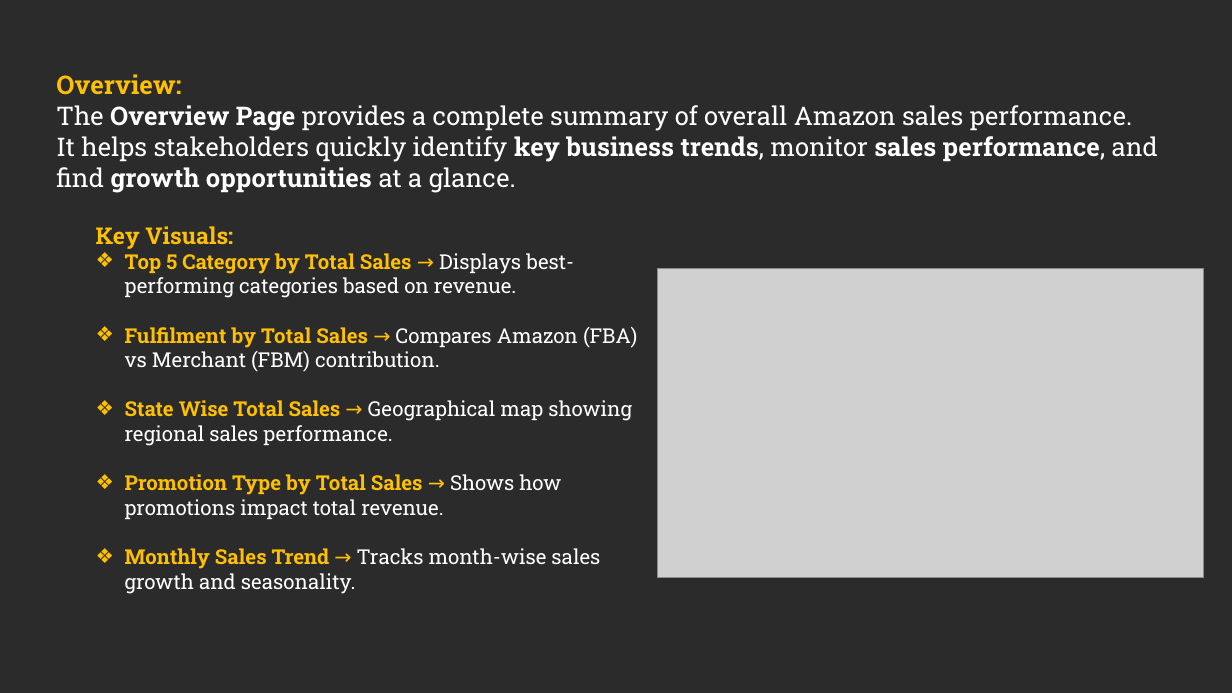
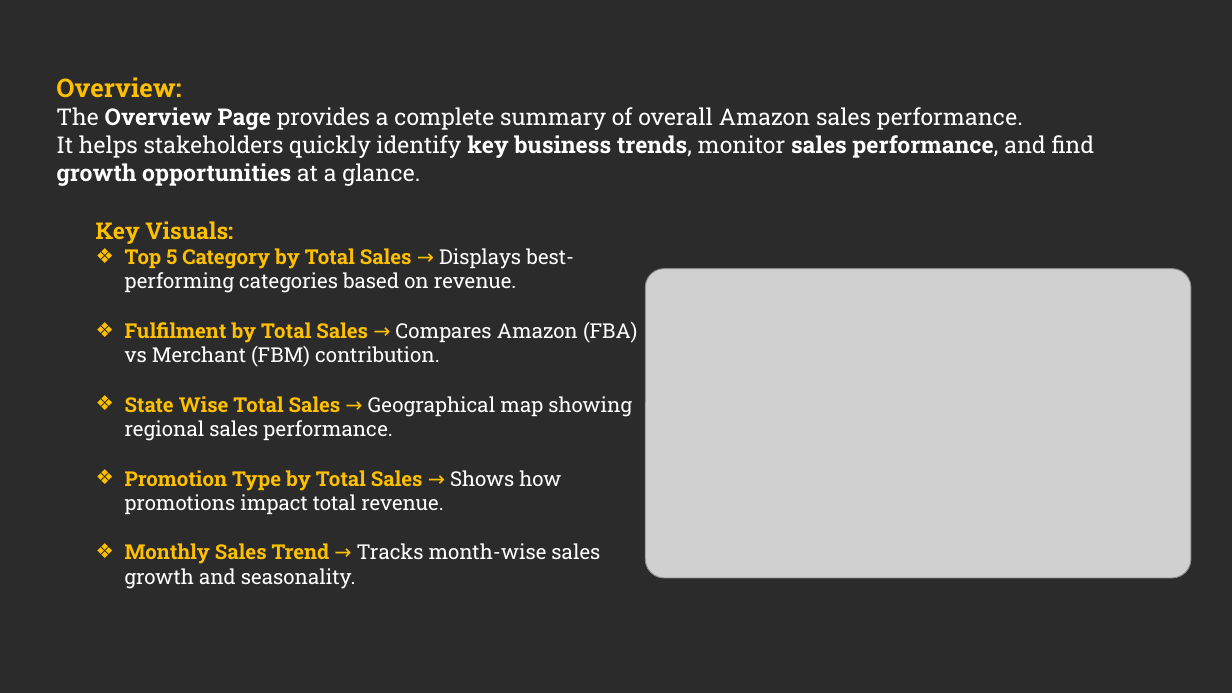
Before and after one commit to prafullwahatule/BI-Amazon-Sale-Report, a slide deck: slide 17 of Report/Amazon Sales Report.pptx. Drawn at 1232x693 pixels with LibreOffice and Linux fonts; fonts in the diff are those of the drawing; grey boxes stand for pictures; background and template pictures are left out; a plain dark background stands for a picture behind light text. Boxes give left, top, right and bottom in pixels: in the first picture for what was removed or moved away, otherwise in the second. Text is boxed around its words. In the diff, an @@ line names an element or a change of style, - is before the commit and + after.

```diff
--- a/Report/Amazon Sales Report.pptx
+++ b/Report/Amazon Sales Report.pptx
@@ text "Overview: The Overview Page provides ..." at (56,77,1095,186): size 20 to 18 pt @@
@@ text "Key Visuals:": place and size @@
-text "Key Visuals:" at (96,226,637,594)
+text "Key Visuals:" at (96,221,637,589)
@@ picture: place and size @@
-picture at (658,269,1203,579)
+picture at (645,269,1191,579)
```
Also in this commit, not shown: 1 other slide changed, 4 slides added, 2 slides removed, 1 other file.
